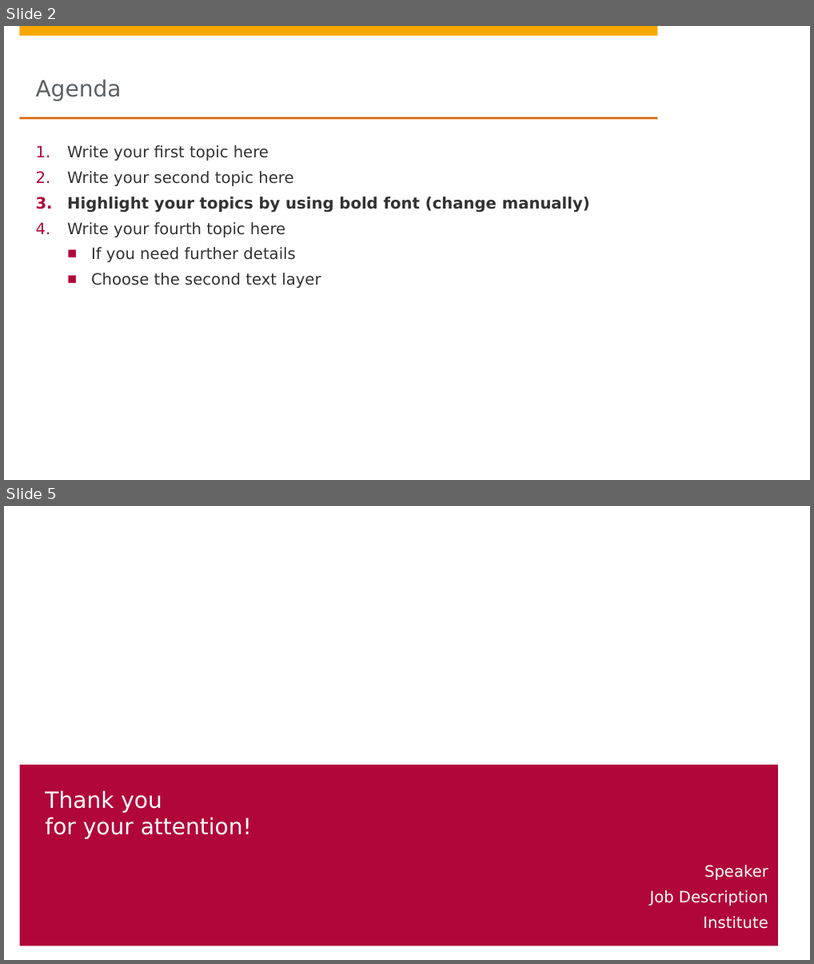
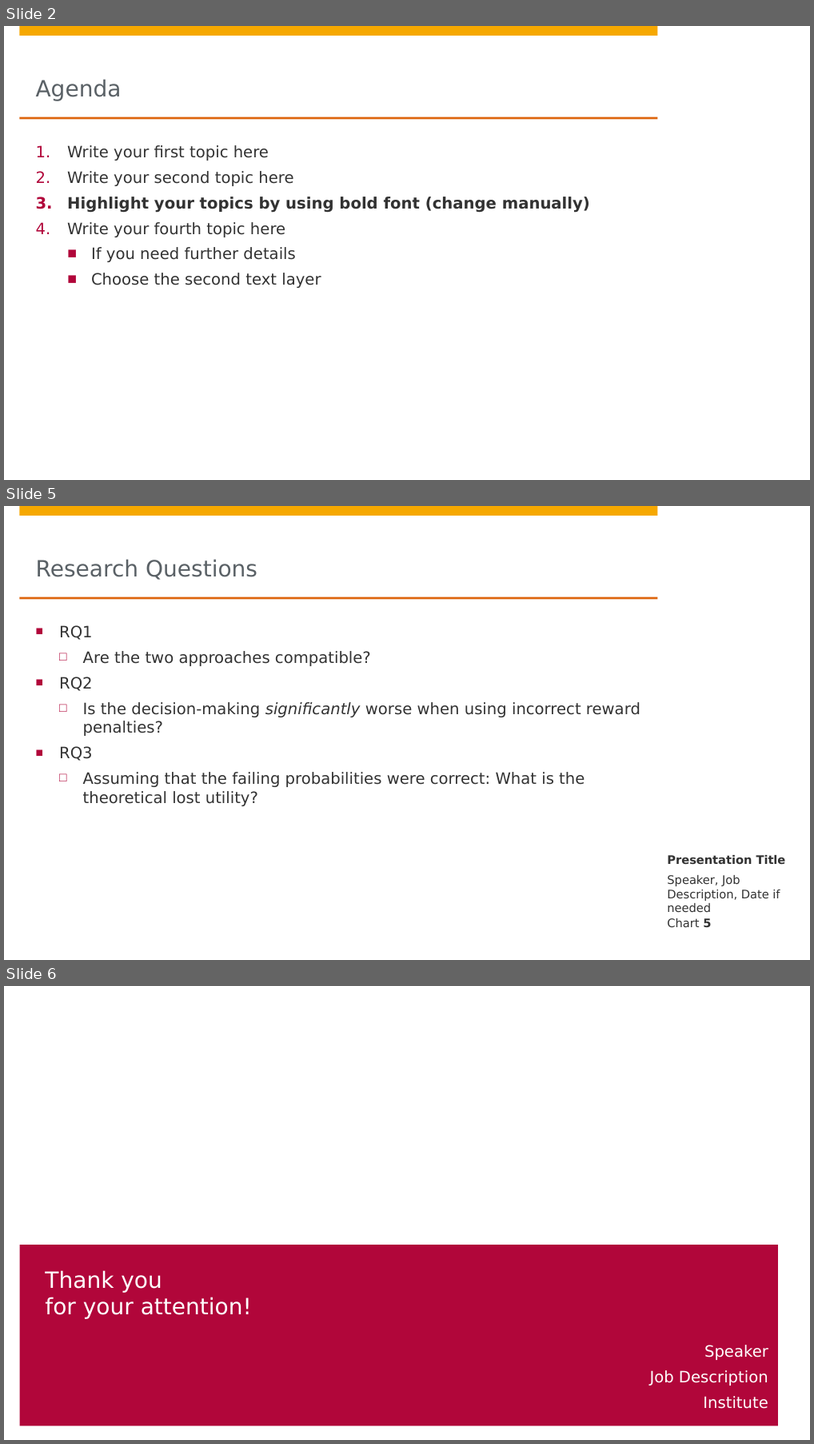
Before and after one commit to Phimanu/MachineLearningControl, a slide deck: mrubis_controller/presentation/MLC.pptx. Shown one above the other, each under a label of ours: slides 2 and 5 before the commit, slides 2, 5 and 6 after it; the slides between them are not shown. The pictures are 814x964 and 814x1444 pixels, drawn with LibreOffice and Linux fonts; fonts in the diff are those of the drawing; background and template pictures are left out. Boxes give left, top, right and bottom in pixels: in the first picture for what was removed or moved away, otherwise in the second. Text is boxed around its words. In the diff, an @@ line names an element or a change of style, - is before the commit and + after.

```diff
--- a/mrubis_controller/presentation/MLC.pptx
+++ b/mrubis_controller/presentation/MLC.pptx
@@ slide 5 added at [4,506,810,960], background #FFFFFF; not listed: 4 template elements that a slide beside it also shows @@
@@ title added at [36,559,258,580], 20 pt, text #5A6166 @@
+Research Questions
@@ text added at [59,625,641,806], 14 pt, text #323232 @@
+■ RQ1
+  □ Are the two approaches compatible?
+■ RQ2
+  □ Is the decision-making significantly worse when using incorrect reward penalties?
+■ RQ3
+  □ Assuming that the failing probabilities were correct: What is the theoretical lost utility?
@@ text added at [667,855,786,864], 10.5 pt, text #323232, bold @@
+Presentation Title
@@ text added at [667,875,780,912], 10.5 pt, text #323232 @@
+Speaker, Job Description, Date if needed
@@ page number added at [667,918,711,928], 10.5 pt, text #323232 @@
+Chart 5
@@ what was slide 5 is now slide 6 @@
```
Also in this commit, not shown: 2 slides changed.
